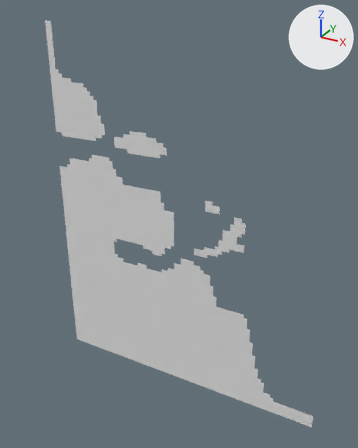
The OBJ model Assets/Tiled2Unity/Meshes/the_elder.obj, before and after one commit.
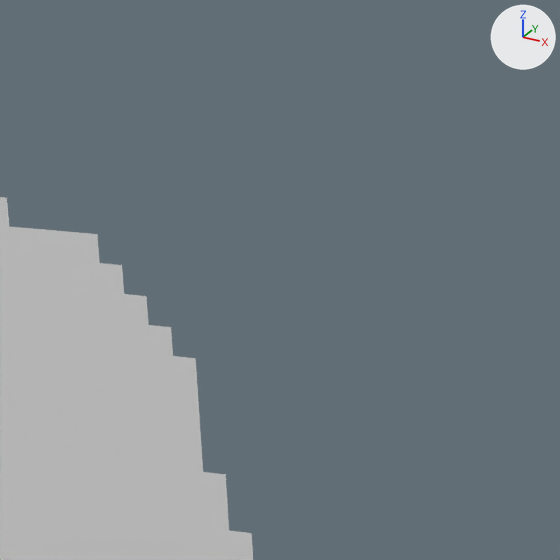
There are two pictures of each version: one whole from a camera (50 mm lens) standing at (5.5, -33.56, 1.09) and looking at (-12.98, 0.04, -15.71), one close up on the part from 20% to 41% of the width and 11% to 28% of the height. The axes (+X, +Y, +Z) are drawn at upper right. The lights are the same throughout. Where no turn or scale is listed for an object, it has been applied to the vertices.

Objects in the first close-up: 'the_elder'.
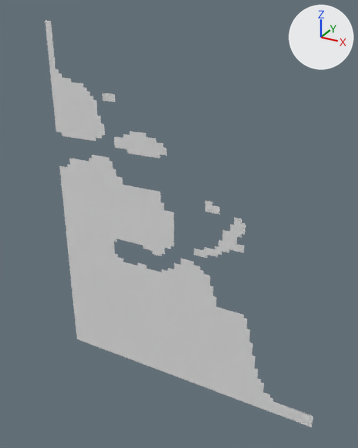
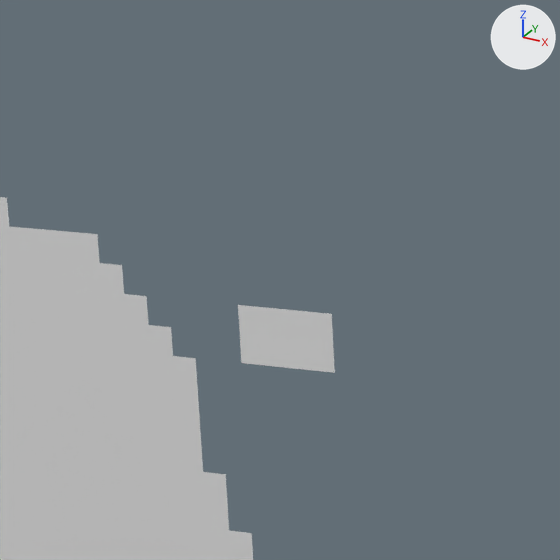
Location of each change, [x1, y1, x2, y2] in pixels of the close-ups (560 x 560 px):
'the_elder', reshaped
    before: [0, 197, 253, 560]
    after: [0, 197, 335, 560]
part 1 of me_the_elder, added
    after: [238, 305, 335, 373]

Edits to the bpy script that builds the scene:
```text
Change me_the_elder:
    used by ob_the_elder; location = (0.0, 0.0, 0.0)
    remove me_the_elder.from_pydata(...)  # 3816 vertices, 3531 faces; spans x -25.6..0.0, y 0.0, z -32.0..0.0
    add me_the_elder.from_pydata(...)  # 3831 vertices, 3539 faces; spans x -25.6..0.0, y 0.0, z -32.0..0.0
    me_the_elder part 1: a new loose piece of 15 vertices spanning x -20.2..-18.9, y 0.0, z -6.1..-5.4
```
